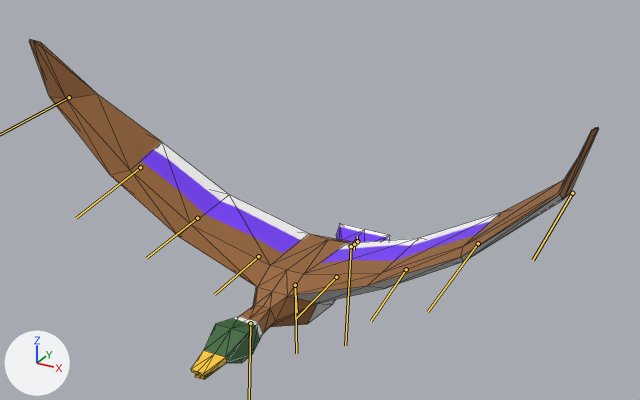
The FBX model Assets/Models/Duck/Duck@FLIGHT_01.FBX as it was, and as the next commit left it.
Rendered twice from a camera (50 mm lens) standing at (0.545, -0.964, 0.61) and looking at (0.033, -0.033, 0.144). The axes (+X, +Y, +Z) are drawn at lower left. The lights are the same throughout. Both versions are drawn at frame 10 of the action 'Take 001'; the numbers are the values there. The bones that bend it are drawn over the model as lines. Mesh edges are drawn as thin lines.

Objects in the first picture: 'duck'.
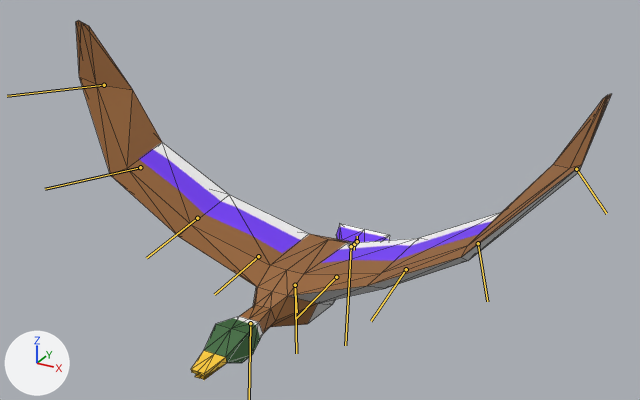
What differs and where, as boxes (x1, y1, x2, y2) in the pictures (640 x 400 px):
'duck', posed (6% narrower)
    before: (29, 39, 599, 380)
    after: (76, 20, 611, 380)
bone 'Duck-RIG_01R3', root to tip
    before: (140, 167) to (76, 218)
    after: (140, 167) to (45, 189)
bone 'Duck-RIG_01LArm3', root to tip
    before: (478, 243) to (427, 312)
    after: (478, 243) to (487, 301)

What the commit changed:
Bone 'Duck-RIG_01R3' (bone_duck_rig_01r3) turns from (-2, -25, -2) to (0, -25, -30) degrees about its own x, y and z.
Bone 'Duck-RIG_01LArm3' (bone_duck_rig_01larm3) turns from (2, 25, -2) to (0, 25, -30) degrees about its own x, y and z.
